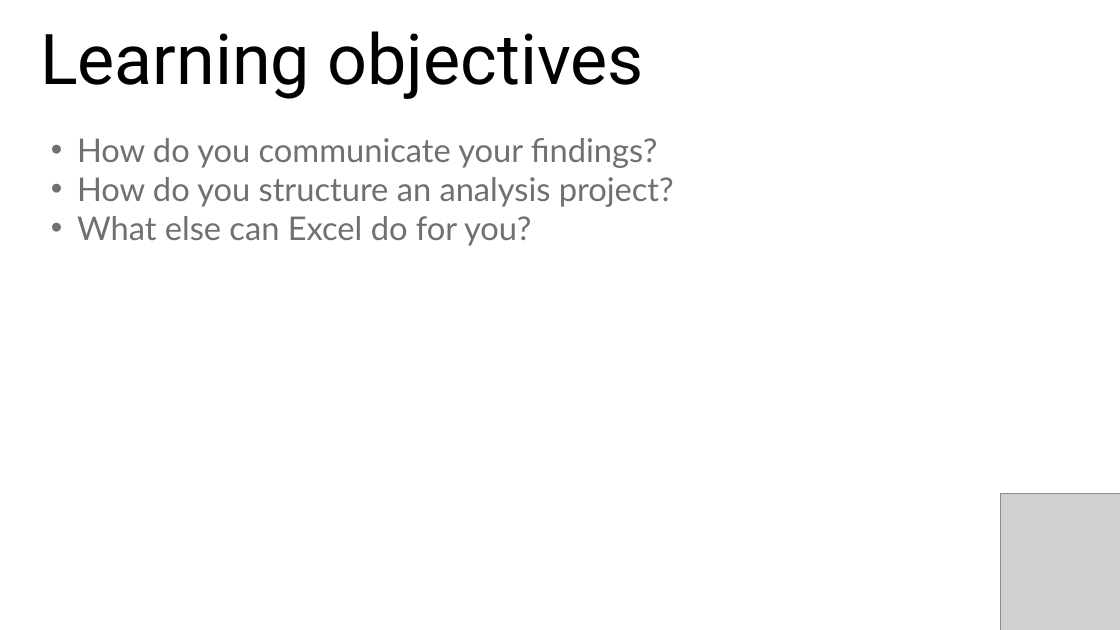
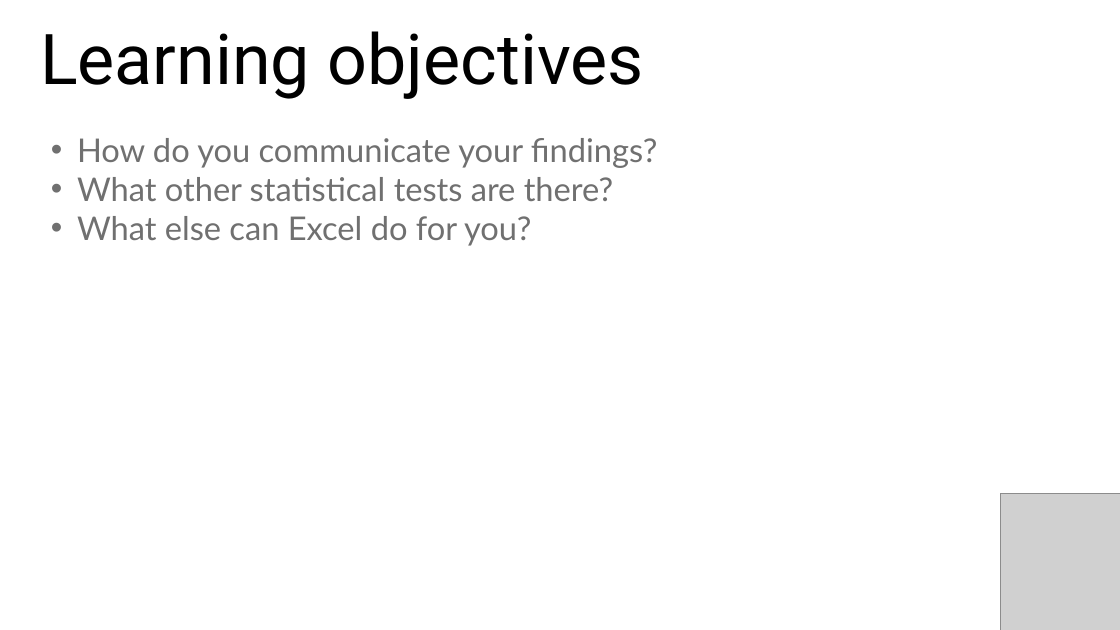
Before and after one commit to stringfestdata/aina-foundations-of-analytics, a slide deck: slide 2 of aina-foundations-of-analytics.pptx. Drawn at 1120x630 pixels with LibreOffice and Linux fonts; fonts in the diff are those of the drawing; grey boxes stand for pictures. Boxes give left, top, right and bottom in pixels: in the first picture for what was removed or moved away, otherwise in the second. Text is boxed around its words. In the diff, an @@ line names an element or a change of style, - is before the commit and + after.

```diff
--- a/aina-foundations-of-analytics.pptx
+++ b/aina-foundations-of-analytics.pptx
@@ text at box(77, 177, 613, 201): text changed @@
-• How do you structure an analysis project?
+• What other statistical tests are there?
```
Also in this commit, not shown: 3 other slides changed, 7 slides added, 2 slides removed, 6 other files.
